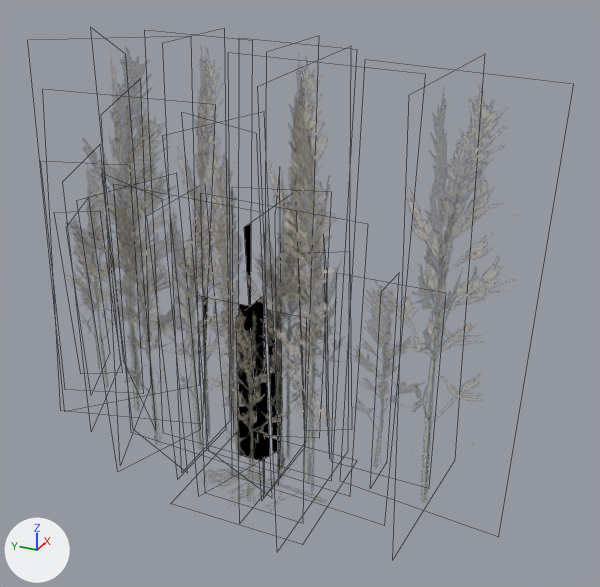
The FBX model Assets/Models/Foliage/PLANT-2.fbx, before and after one commit.
Both versions are drawn from a 50 mm camera at (-8.74, -4.44, 7.44) aimed at (0.9, -0.1, 2.62). Lighting does not change. The marker at lower left points along +X, +Y and +Z. Mesh edges are drawn as thin lines.

The first picture shows 'Tak-2'.
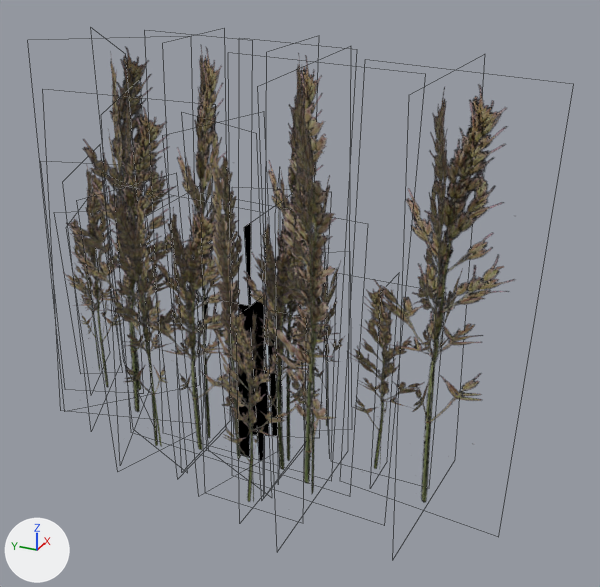
The newer file is also turned or shifted as a whole; pictures and numbers use the older file's frame.

The change, as a list of edits to the scene's bpy script:
```text
Change img_foliage002_2k_coloralpha_png:
    img_foliage002_2k_coloralpha_png: load_image('Foliage002_2K_Coloralpha.png', 'PLANT-2.fbm/Foliage002_2K_Coloralpha.png', 365, 1770, 'Non-Color') -> load_image('Foliage002_2K_Coloralpha.png', 'PLANT-2.fbm/Foliage002_2K_Coloralpha.png', 365, 1770, 'sRGB')
Add mat_plant_texture_2b:
    mat_plant_texture_2b = bpy.data.materials.new('Plant Texture 2b')
    # uses the picture img_foliage002_2k_coloralpha_png
    # uses the picture img_normalmap_4_png
Add mat_plant_texture_2a:
    mat_plant_texture_2a = bpy.data.materials.new('Plant Texture 2a')
    # uses the picture img_foliage003_2k_coloralpha_png
    # uses the picture img_normalmap_5_png
Change me_plane_005:
    used by ob_tak_2; location = (0.24, 0.66, 2.42); rotation_euler = (-1.57, 0.0345, 2.737), in degrees (-90, 2, 157); scale = (-0.784, -2.67, -2.57)
    remove me_plane_005.from_pydata(...)  # 132 vertices, 33 faces; spans x -1.73..3.26, y -1.07..1.35, z -1.43..1.82
    add me_plane_005.from_pydata(...)  # 128 vertices, 32 faces; spans x -1.72..3.26, y -1.07..1.35, z -1.43..1.82
    me_plane_005 part 1: the loose piece of 4 vertices spanning x -1.73..1.62, y -0.92..-0.89, z -0.78..0.24 is deleted
    me_plane_005 part 2: 3 faces spanning x -1.0..1.17, y -1.0..1.33, z -0.98..0.3 switch from mat_material_001 to mat_plant_texture_2a
    me_plane_005 part 3: 29 faces spanning x -1.72..3.26, y -1.07..1.35, z -1.43..1.82 switch from mat_plant_1 to mat_plant_texture_2b
```

Changed parts and their boxes (x1, y1, x2, y2) in the pictures (600 x 587 px):
'Tak-2', surface changed, reshaped
    before: (65, 48, 508, 510)
    after: (63, 44, 515, 503)
part 1 of me_plane_005, deleted
    before: (202, 452, 325, 510)
part 2 of me_plane_005, recoloured
    both: (185, 106, 336, 479)
part 3 of me_plane_005, recoloured
    before: (65, 48, 508, 499)
    after: (64, 44, 515, 503)
